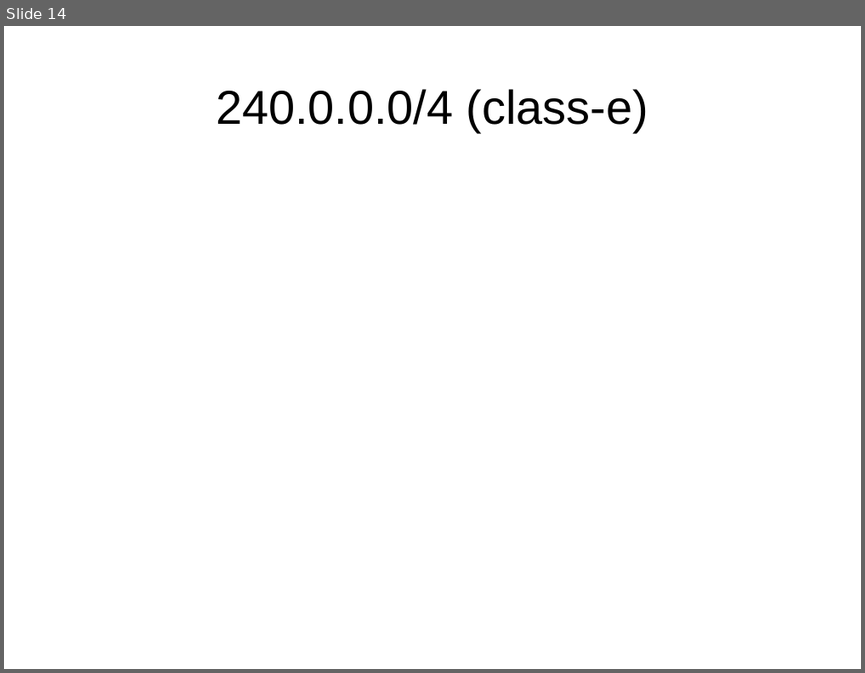
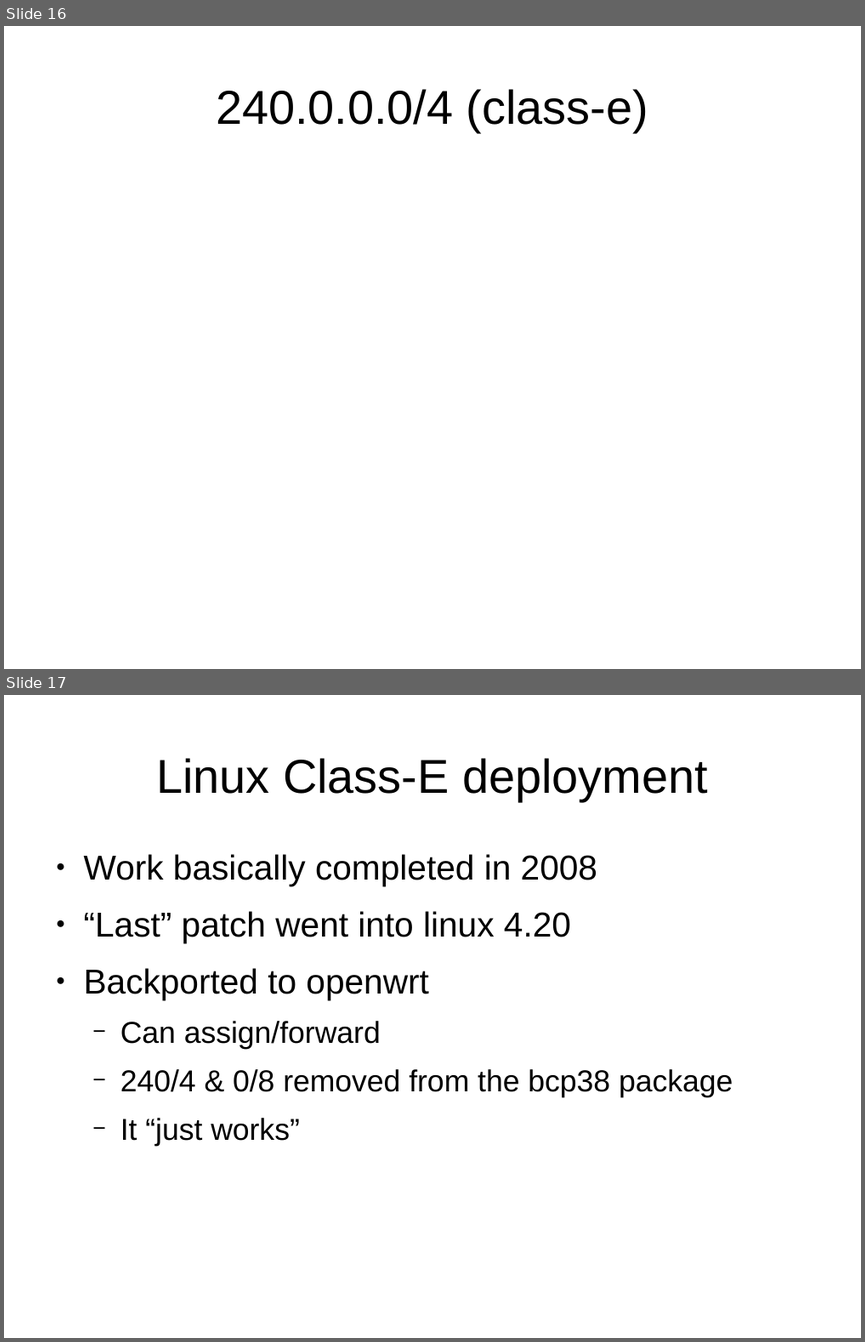
Before and after one commit to schoen/unicast-extensions, a slide deck: docs/preso.odp. Shown one above the other, each under a label of ours: slide 14 before the commit, slides 16 and 17 after it. The pictures are 865x673 and 865x1342 pixels, drawn with LibreOffice and Linux fonts; fonts in the diff are those of the drawing. Boxes give left, top, right and bottom in pixels: in the first picture for what was removed or moved away, otherwise in the second. Text is boxed around its words. In the diff, an @@ line names an element or a change of style, - is before the commit and + after.

```diff
--- a/docs/preso.odp
+++ b/docs/preso.odp
@@ slide 17 added at <box>4,695,861,1338</box>, background #FFFFFF @@
@@ title added at <box>156,758,708,801</box>, 44 pt, text #000000 @@
+Linux Class-E deployment
@@ text added at <box>84,854,732,1145</box>, 32 pt, text #000000 @@
+● Work basically completed in 2008
+● “Last” patch went into linux 4.20
+● Backported to openwrt
+  − Can assign/forward
+  − 240/4 & 0/8 removed from the bcp38 package
+  − It “just works”
@@ what was slide 14 is now slide 16 @@
```
Also in this commit, not shown: 5 slides changed, 7 other slides added, 3 slides removed.
